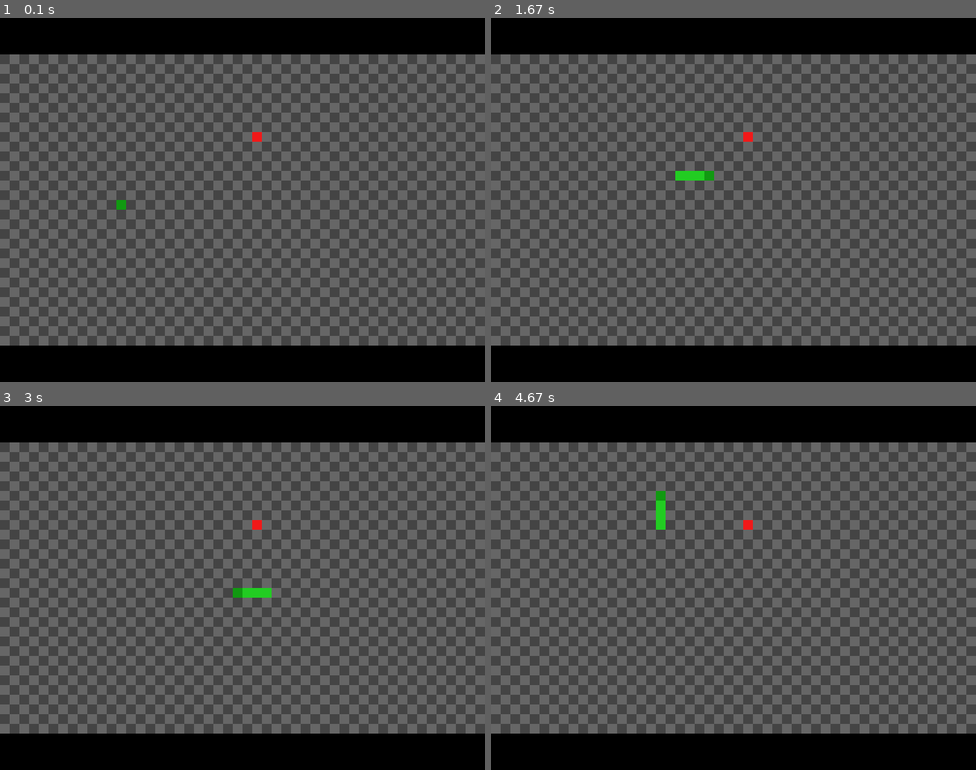
Above: before the commit, frames 1-4 (two rows, left to right).
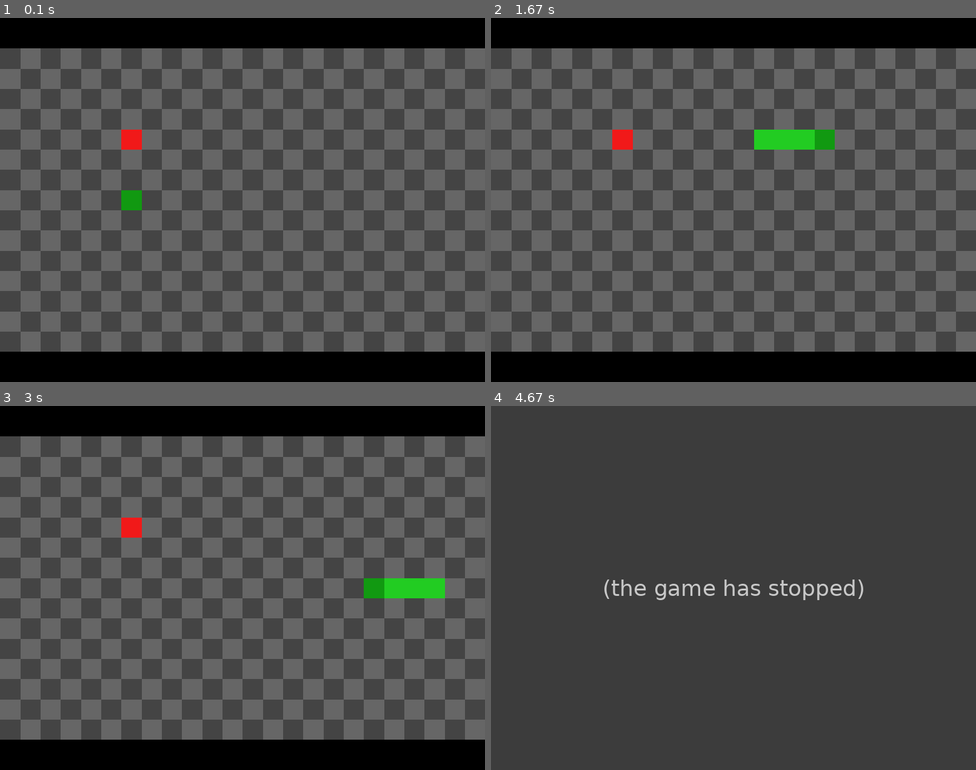
Above: after the commit, the same moments.

Repository: capta1nseal/pygame_snake
Game: pygame game, started from index.py
Same seed, same stepped clock (60 frames per second), same inputs: the game is played once before the commit and once after it.
Inputs:
- Up to frame 1 (0.1 s): no input
- Up to frame 2 (1.67 s): hold Right 0.33-0.8 s; hold Up 0.83-1.13 s; hold Right 1.17-1.63 s
- Up to frame 3 (3 s): hold Left 1.67-2.2 s; hold Down 2.23-2.53 s; hold Left 2.57-2.97 s
- Up to frame 4 (4.67 s): hold Up 3-3.37 s; hold Left 3.4-4.03 s; tap W at 4.07 s

The runs differ from the first frame. In frame 1, 44% of the frame differs, in the area x 0-100%, y 8-92%; in frame 2, 44%; in frame 3, 44%; in frame 4, 61%, in the area x 0-100%, y 0-100%.
After the commit the program exited at 4.5 s; later frames show no game.

Commit message:
add move queueing, linting, tweaks

Diff:
--- a/logic.py
+++ b/logic.py
@@ -1,28 +1,31 @@
 from random import sample
 
 class Logic:
-    def __init__(self, game_dimensions: tuple[int, int] = (50, 30)) -> None:
+    '''handle snake movement and game behaviour'''
+    def __init__(self, game_dimensions: tuple[int, int] = (24, 15)) -> None:
         self.game_dimensions = game_dimensions
-
-        self.create_game_state()
 
         self.points = 0
         self.length = 1
         self.grow = 3
+        self.grow_per_apple = 3
+        self.direction = [0] # 0,1,2,3 -> up, right, down, left
+        self.max_move_queue = 2
+
+        self.apple = (0, 0)
+
+        self.snake = [(self.game_dimensions[0] // 4, self.game_dimensions[1] // 2)]
+        self.spawn_apple()
 
         self.running = False
         self.started = False
 
-    def create_game_state(self) -> None:
-        '''create objects for game start'''
-        self.snake = [(self.game_dimensions[0] // 4, self.game_dimensions[1] // 2)]
-        self.direction = 1 # 0,1,2,3 -> up, right, down, left
-        self.new_direction = 1
-        self.spawn_apple()
-
     def spawn_apple(self) -> None:
         '''makes the apple appear in an unoccupied location'''
-        candidates = [(x, y) for y in range(0, self.game_dimensions[1]) for x in range(0, self.game_dimensions[0])]
+        candidates = [
+            (x, y)
+            for y in range(0, self.game_dimensions[1])
+            for x in range(0, self.game_dimensions[0])]
         for square in self.snake:
             candidates.remove(square)
 
@@ -41,36 +44,41 @@
         return self.apple
 
     def set_new_direction(self, direction: int) -> None:
+        '''change direction of snake'''
         if not self.started:
             self.started = True
-            self.new_direction = direction
-        elif direction in (0, 1, 2, 3):
-            if self.direction != (direction + 2) % 4:
-                self.new_direction = direction
+            self.direction[0] = direction
+        elif self.direction[-1] != (direction + 2) % 4 and len(self.direction) <= self.max_move_queue:
+            self.direction.append(direction)
 
     def tick(self) -> None:
-        if self.new_direction != self.direction:
-            self.direction = self.new_direction
+        '''move the state of the game forwards'''
+        if len(self.direction) > 1:
+            self.direction.pop(0)
         if self.grow:
             self.length += 1
             self.grow -= 1
         else:
             self.snake.pop(-1)
-        if self.direction == 0:
+        new_position = (0, 0)
+        if self.direction[0] == 0:
             new_position = (self.snake[0][0], self.snake[0][1] - 1)
-        elif self.direction == 1:
+        elif self.direction[0] == 1:
             new_position = (self.snake[0][0] + 1, self.snake[0][1])
-        elif self.direction == 2:
+        elif self.direction[0] == 2:
             new_position = (self.snake[0][0], self.snake[0][1] + 1)
-        elif self.direction == 3:
+        elif self.direction[0] == 3:
             new_position = (self.snake[0][0] - 1, self.snake[0][1])
-        if new_position[0] < 0 or new_position[1] < 0 or new_position[0] > self.game_dimensions[0] - 1 or new_position[1] > self.game_dimensions[1] - 1 or new_position in self.snake:
+        if new_position[0] < 0 or new_position[1] < 0 or \
+                new_position[0] > self.game_dimensions[0] - 1 or \
+                new_position[1] > self.game_dimensions[1] - 1 or \
+                new_position in self.snake:
             self.stop()
         else:
             self.snake.insert(0, new_position)
         if self.apple in self.snake:
             self.points += 1
-            self.grow += 1
+            self.grow += self.grow_per_apple
             self.spawn_apple()
             print(self.points)
 
--- a/ui.py
+++ b/ui.py
@@ -23,7 +23,9 @@
             "font": 0xFFFFFF
         }
 
-        self.screen = pygame.display.set_mode(self.window_constants["window_size"], pygame.RESIZABLE)
+        self.screen = pygame.display.set_mode(
+            self.window_constants["window_size"],
+            pygame.RESIZABLE)
         self.screen.fill(self.colours["background"])
 
         self.calculate_scaling()
@@ -116,17 +118,16 @@
         for x in range(0, self.logic.get_dimensions()[0]):
             for y in range(0, self.logic.get_dimensions()[1]):
                 if (x, y) == apple:
-                    self.pxgrid[x, y] = self.colours["apple"]
+                    self.pxgrid[x, y] = self.colours["apple"] #type: ignore
                 elif (not (x, y) in snake) and ((x + y) % 2):
-                    self.pxgrid[x, y] = self.colours["grid_light"]
+                    self.pxgrid[x, y] = self.colours["grid_light"] #type: ignore
 
-        self.pxgrid[snake[0][0], snake[0][1]] = self.colours["snake_head"]
+        self.pxgrid[snake[0][0], snake[0][1]] = self.colours["snake_head"] #type: ignore
         for x, y in snake[1:]:
-            self.pxgrid[x, y] = self.colours["snake_tail"]
+            self.pxgrid[x, y] = self.colours["snake_tail"] #type: ignore
 
         scaled_game_size = self.window_constants["scaled_game_size"]
         inset_game_position = self.window_constants["inset_game_position"]
-        square_size = scaled_game_size[1] / self.logic.get_dimensions()[1]
 
         self.screen.blit(pygame.transform.scale(
             self.small_surface,
Not shown, added: .pylintrc
